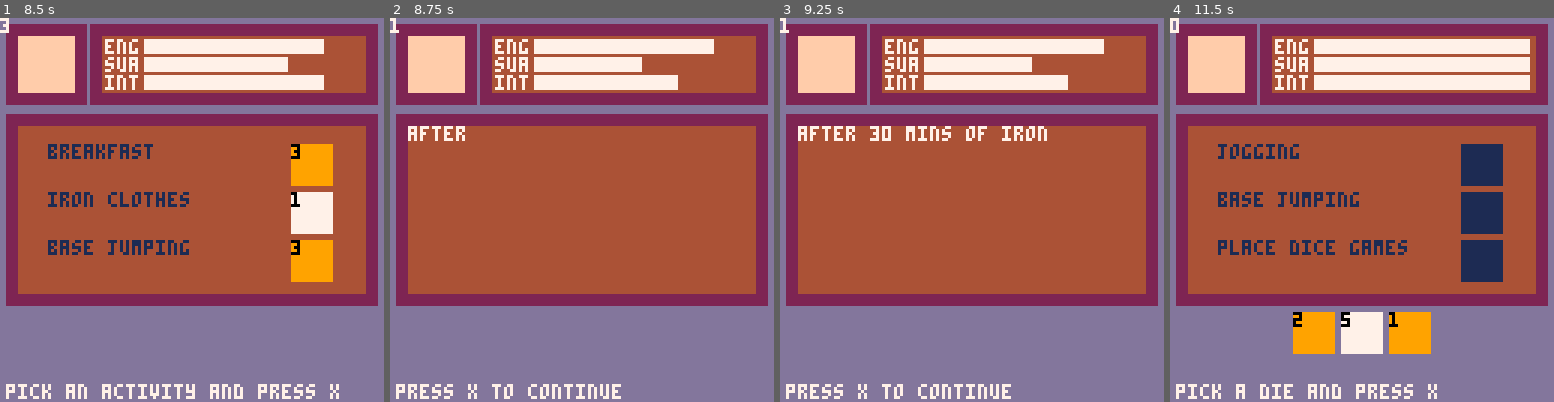
Above: before the commit, frames 1-4 (left to right).
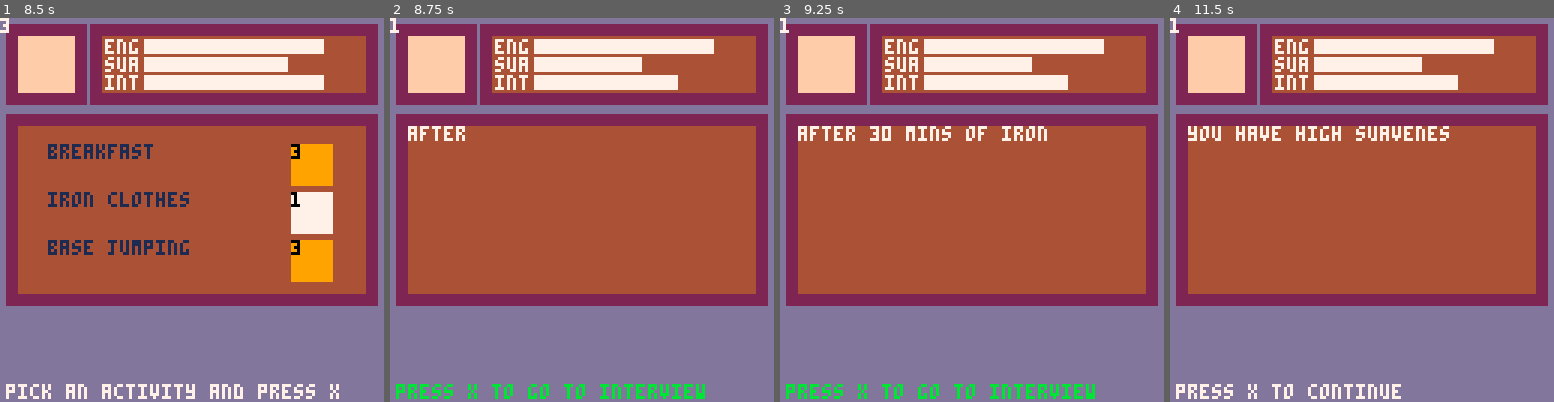
Above: after the commit, the same moments.

Repository: shen-sat/roll
Game: PICO-8 cartridge game.p8
The game is run twice, just before and just after one commit, with the same random seed, the same clock (stepped at 60 frames per second) and the same inputs.
Inputs:
- Up to frame 1 (8.5 s): tap X (X key) at 0.33, 1.07, 1.85, 2.97, 4.08, 5.2, 6.32, 7.43 s; hold Right 1.6-2.1 s; hold Up 2.15-2.42 s; hold Right 2.47-3.03 s; hold Left 3.08-3.58 s; hold Down 3.63-3.97 s; hold Right 4.02-4.68 s; hold Up 4.73-5.03 s; hold Left 5.08-5.68 s; hold Down 5.73-6.03 s; hold Right 6.08-6.58 s; hold Right 6.63-7.13 s; hold Up 7.18-7.45 s; hold Right 7.5-8.07 s; hold Left from 8.12 s (still down)
- Up to frame 2 (8.75 s): tap X (X key) at 8.55 s; release Left at 8.62 s; hold Down from 8.67 s (still down)
- Up to frame 3 (9.25 s): release Down at 9 s; hold Right from 9.05 s (still down)
- Up to frame 4 (11.5 s): tap X (X key) at 9.67, 10.78 s; release Right at 9.72 s; hold Up 9.77-10.07 s; hold Left 10.12-10.72 s; hold Down 10.77-11.07 s; hold Right from 11.12 s (still down)

Frame 1 is identical in both runs. In frame 2, 1.4% of the frame differs, in the area x 1-83%, y 95-100%; in frame 3, 1.4%; in frame 4, 13%, in the area x 0-94%, y 0-100%.

Commit message:
Working mvp

Diff:
--- /dev/null
+++ b/boss_text.lua
@@ -0,0 +1,14 @@
+boss_text = {
+	eng = {
+		low = 'you have low energy. You crawl into the interview room on your belly, and barely manage to pull yourself up into the chair',
+		high = 'you have high energy! you burst through the door and triple somersault into the chair. the three interviewers lift up numbered cards - perfect score!'
+	},
+	sua = {
+		low = 'you have low suaveness. you punctuate each sentence with winking and finger guns and boast about having a complete grasp of both "business" and "cyber"',
+		high = 'you have high suaveness. the interviewers hang on your every word. other people from the office gradually file in to hear you speak. several people have to be carried away after excessive swooning'
+	},
+	int = {
+		low = 'you have low intelligence. there is probably a reason why these three people are making question noises at you, but youre far more interested in an artificial plant in the corner. mmm. looks tasty...',
+		high = 'you have high intelligence! you answer each question with your own question. the interviewers all begin to reevealuate the nature of existence itself, after all what even is a "5-year plan"?'
+	}
+}
--- a/controller.lua
+++ b/controller.lua
@@ -107,19 +107,88 @@
 				activity_play_phase = false
 
 				if #dice == 0 then
-					boss_phase = true
+					boss_phase_eng = true
 					boss_text_flag = true
 				else
 					dice_select_phase = true
 				end
 			end
-		elseif boss_phase then
+		elseif boss_phase_eng then
+			local text
+			if meters[1].score >= 36 then
+				text = boss_text.eng.high
+			else
+				text = boss_text.eng.low
+			end
+
 			if boss_text_flag then
 				boss_text_flag = false
-				textbox('boss text',nil,nil,7)
+				textbox(text,nil,nil,7)
 			end
 
 			if btnp(5) then
+				boss_phase_eng = false
+				boss_phase_sua = true
+				boss_text_flag = true
+				-- start_game()
+			end
+		elseif boss_phase_sua then
+			local text
+			if meters[2].score >= 36 then
+				text = boss_text.sua.high
+			else
+				text = boss_text.sua.low
+			end
+
+			if boss_text_flag then
+				boss_text_flag = false
+				textbox(text,nil,nil,7)
+			end
+
+			if btnp(5) then
+				boss_phase_sua = false
+				boss_phase_int = true
+				boss_text_flag = true
+			end
+		elseif boss_phase_int then
+			local text
+			if meters[3].score >= 36 then
+				text = boss_text.int.high
+			else
+				text = boss_text.int.low
+			end
+
+			if boss_text_flag then
+				boss_text_flag = false
+				textbox(text,nil,nil,7)
+			end
+
+			if btnp(5) then
+				boss_phase_int = false
+				final_phase = true
+				final_text_flag = true
+			end
+		elseif final_phase then
+			final_score = (meters[3].score + meters[2].score + meters[1].score)/3
+
+			local text
+			if final_score > 18 * 3 then
+				text = final_text.high
+			elseif final_score > 18 * 2 then
+				text = final_text.mid_high
+			elseif final_score > 18 then
+				text = final_text.mid_low
+			else
+				text = final_text.low
+			end
+
+			if final_text_flag then
+				final_text_flag = false
+				textbox(text,nil,nil,7)
+			end
+
+			if btnp(5) then
+				final_phase = false
 				start_game()
 			end
 		end
--- /dev/null
+++ b/final_text.lua
@@ -0,0 +1,6 @@
+final_text = {
+	high = 'congratulations! not only did you get the job, youre now the ceo of jobcorp Inc! all the interviewers were so impressed by your curious demeanor they felt they had no other choice :)',
+	mid_high = 'congratulations! although you didnt get the job you were aiming for, youve been taken on as a trainee interviewer! you start your new job tomorrow - making pensive noises and giving unencouraging looks.',
+	mid_low = 'congratulations! the interviewers thought you did great! however, when you suddenly pulled out some dice to determine which bus to get home they whisked that big fancy job certificate away lickety split. aww shucks!',
+	low = 'congratulations! you failed miserably! no one else interviewed today and you still didnt get the job. but hey, now youre free to apply somewhere else that will appreciate your skills. wooo!!!'
+}
--- a/game.p8
+++ b/game.p8
@@ -24,12 +24,17 @@
   #include instructions.lua
   #include controller.lua
   #include music_player.lua
+  #include boss_text.lua
+  #include final_text.lua
   dice_select_phase = true
   activity_select_phase = false
   activity_play_phase = false
   activity_text_flag = false
-  boss_phase = false
+  boss_phase_eng = false
+  boss_phase_sua = false
+  boss_phase_int = false
   boss_text_flag = false
+  final_text_flag = false
 
   play_music_flag = false
 
@@ -59,7 +64,11 @@
     print(die.score,die.x0,die.y0,0)
     pal()
   end
-  print(instructions.text, 2, 128 - 6, 7)
+  if #dice == 0 and activity_play_phase then
+    print(instructions.text, 2, 128 - 6, 11)
+  else
+    print(instructions.text, 2, 128 - 6, 7)
+  end
   print(foobar, 0, 0, 7)
 
   if (#tbx_lines>0) tbx_draw()
--- a/instructions.lua
+++ b/instructions.lua
@@ -5,10 +5,12 @@
 			self.text = 'pick a die and press x'
 		elseif activity_select_phase then
 			self.text = 'pick an activity and press x'
-		elseif activity_play_phase then
+		elseif #dice == 0 and activity_play_phase then
+			self.text = 'press x to go to interview'
+		elseif final_phase then
+			self.text = 'press x to replay'
+		else
 			self.text = 'press x to continue'
-		elseif boss_phase then
-			self.text = 'press x to replay'
 		end
 	end
 }
--- a/outcomes.lua
+++ b/outcomes.lua
@@ -89,7 +89,7 @@
       int = 0
     },
     med = {
-      text = "you roll averagely...you gain an average number of meeples from your cousin. you're an average sort of person all things told...i bet you’ve never even wondered who would win in a fight between a tiger and a shark",
+      text = "you roll averagely...you gain an average number of meeples from your cousin. youre an average sort of person all things told...i bet youve never even wondered who would win in a fight between a tiger and a shark",
       eng = 1,
       sua = 0,
       int = -1
--- a/todo_list.lua
+++ b/todo_list.lua
@@ -28,7 +28,7 @@
     local die_x0 = self.x0 + self.dice_x_border
     -- active activities
     for activity in all(self.activities) do
-      if activity_play_phase or boss_phase then return end
+      if activity_play_phase or boss_phase_eng or boss_phase_sua or boss_phase_int or final_phase then return end
       print(activity.text, self.x0 + self.activities_x_border, activity_y0, 1)
       -- dice holes
       rectfill(die_x0,activity_y0, calculate_x1(die_x0, self.dice_width),calculate_y1(activity_y0, self.dice_width),1)
